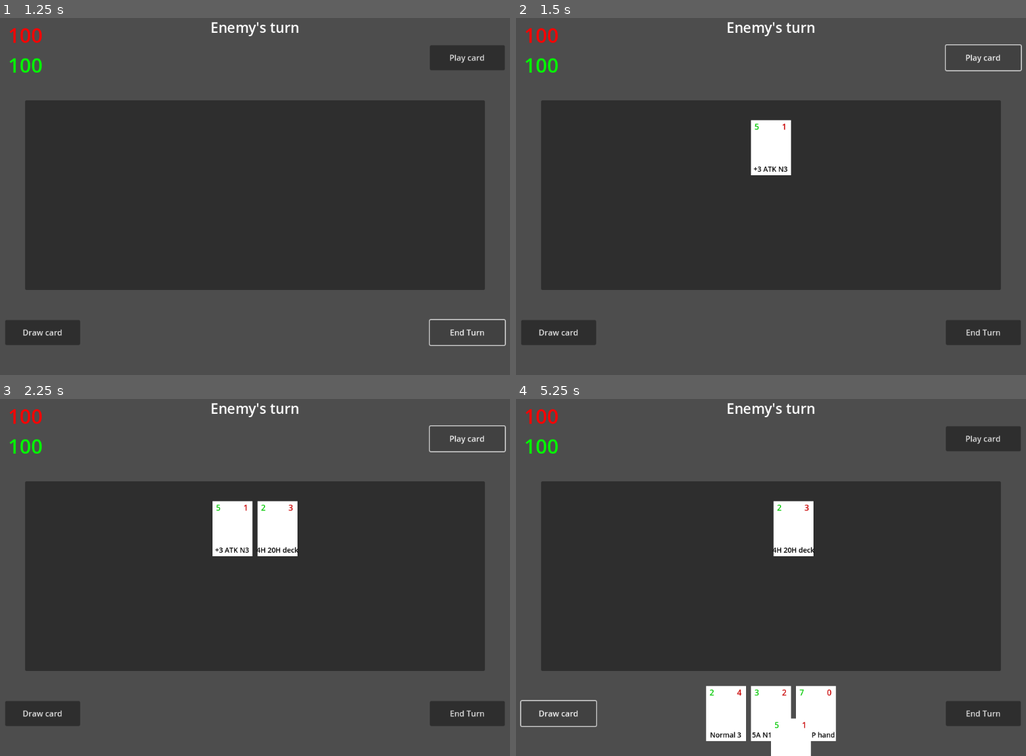
Above: before the commit, frames 1-4 (two rows, left to right).
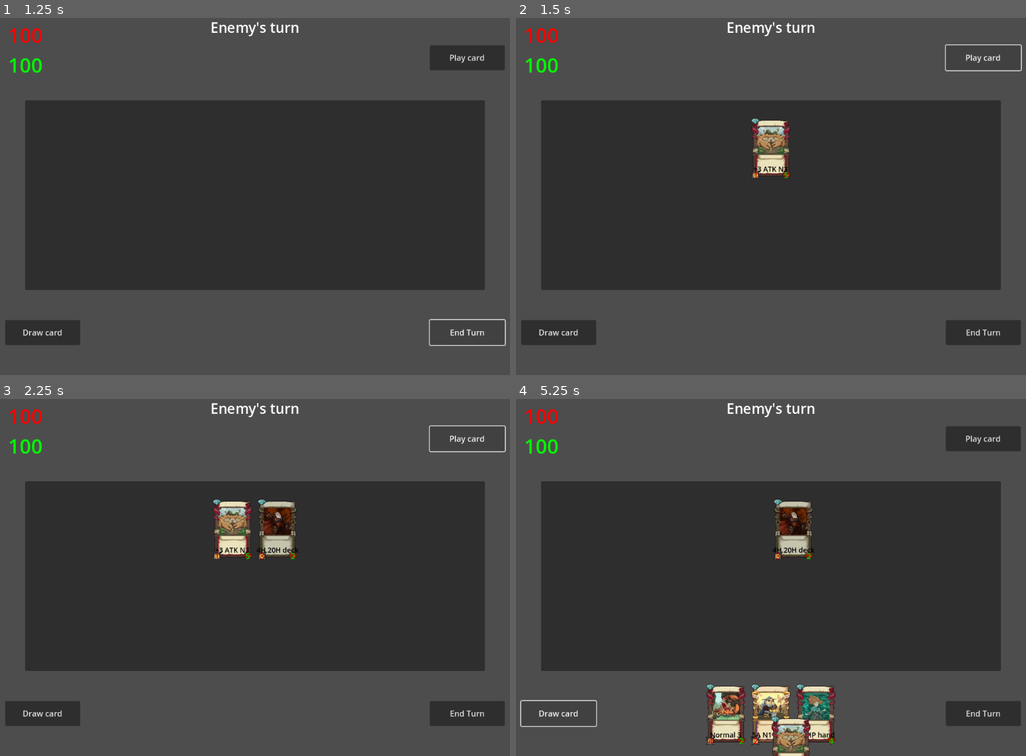
Above: after the commit, the same moments.

Repository: niki122121/GodotBackEnd
Game: Godot game, scene res://game_match.tscn
The game is run twice, just before and just after one commit, with the same random seed, the same clock (stepped at 60 frames per second) and the same inputs.
Inputs:
- Up to frame 1 (1.25 s): click "End Turn" at 0.5 s
- Up to frame 2 (1.5 s): click "Play card" at 1.25 s
- Up to frame 3 (2.25 s): click "Play card" at 2 s
- Up to frame 4 (5.25 s): click "Draw card" at 2.75 s; click "Draw card" at 3.5 s; click "End Turn" at 4.25 s; click "Draw card" at 5 s

Frame 1 is identical in both runs. In frame 2, 1.2% of the frame differs, in the area x 46-54%, y 28-45%; in frame 3, 2.5%; in frame 4, 5.4%, in the area x 37-63%, y 28-100%.

Commit message:
Added sprites for cards

Diff:
--- a/Client/card_object.tscn
+++ b/Client/card_object.tscn
@@ -19,6 +19,7 @@
 script = ExtResource("2_v8pv7")
 
 [node name="ColorRect" type="ColorRect" parent="."]
+visible = false
 layout_mode = 1
 anchors_preset = 15
 anchor_right = 1.0
@@ -26,6 +27,11 @@
 grow_horizontal = 2
 grow_vertical = 2
 mouse_filter = 2
+
+[node name="Sprite2D" type="Sprite2D" parent="."]
+scale = Vector2(0.5, 0.5)
+centered = false
+offset = Vector2(-8, -14)
 
 [node name="Area2D" type="Area2D" parent="."]
 collision_mask = 2
@@ -37,8 +43,10 @@
 
 [node name="Health" type="Label" parent="."]
 layout_mode = 1
-offset_right = 25.0
-offset_bottom = 25.0
+offset_left = 59.0
+offset_top = 97.0
+offset_right = 84.0
+offset_bottom = 122.0
 theme_override_colors/font_color = Color(0, 0.7885199, 0, 1)
 text = "0"
 horizontal_alignment = 1
@@ -49,8 +57,10 @@
 anchors_preset = 1
 anchor_left = 1.0
 anchor_right = 1.0
-offset_left = -25.0
-offset_bottom = 25.0
+offset_left = -82.0
+offset_top = 97.0
+offset_right = -57.0
+offset_bottom = 122.0
 grow_horizontal = 0
 theme_override_colors/font_color = Color(0.7882353, 0, 0, 1)
 text = "0"
--- a/Client/cards/deck_card_1.tscn
+++ b/Client/cards/deck_card_1.tscn
@@ -1,11 +1,16 @@
-[gd_scene load_steps=3 format=3 uid="uid://mb02qu47a222"]
+[gd_scene load_steps=4 format=3 uid="uid://mb02qu47a222"]
 
 [ext_resource type="PackedScene" uid="uid://b2d6b82tf77sq" path="res://card_object.tscn" id="1_g57ug"]
 [ext_resource type="Script" uid="uid://ce8a0yt1ul2mv" path="res://scripts/card_scripts/deck_stat_1.gd" id="2_geaj5"]
+[ext_resource type="Texture2D" uid="uid://bqs6y2brvq4kc" path="res://sprites/card_sprite_10.png" id="3_geaj5"]
 
 [node name="CardObject" instance=ExtResource("1_g57ug")]
 
 [node name="CardStats" parent="." index="0"]
 script = ExtResource("2_geaj5")
 health = 2
+attack = 2
 title = "+1ATK deck"
+
+[node name="Sprite2D" parent="." index="2"]
+texture = ExtResource("3_geaj5")
--- a/Client/cards/deck_card_2.tscn
+++ b/Client/cards/deck_card_2.tscn
@@ -1,7 +1,8 @@
-[gd_scene load_steps=3 format=3 uid="uid://bdy5ka2htrnof"]
+[gd_scene load_steps=4 format=3 uid="uid://bdy5ka2htrnof"]
 
 [ext_resource type="PackedScene" uid="uid://b2d6b82tf77sq" path="res://card_object.tscn" id="1_q1rhk"]
 [ext_resource type="Script" uid="uid://ckeirwohr2yb7" path="res://scripts/card_scripts/deck_stat_2.gd" id="2_gysk3"]
+[ext_resource type="Texture2D" uid="uid://belb0h1mewriy" path="res://sprites/card_sprite_22.png" id="3_gysk3"]
 
 [node name="CardObject" instance=ExtResource("1_q1rhk")]
 
@@ -10,3 +11,6 @@
 health = 3
 attack = 2
 title = "5A N1 deck"
+
+[node name="Sprite2D" parent="." index="2"]
+texture = ExtResource("3_gysk3")
--- a/Client/cards/deck_card_3.tscn
+++ b/Client/cards/deck_card_3.tscn
@@ -1,7 +1,8 @@
-[gd_scene load_steps=3 format=3 uid="uid://bfvpbjhy1b1hh"]
+[gd_scene load_steps=4 format=3 uid="uid://bfvpbjhy1b1hh"]
 
 [ext_resource type="PackedScene" uid="uid://b2d6b82tf77sq" path="res://card_object.tscn" id="1_o5pl4"]
 [ext_resource type="Script" uid="uid://byqynvna3encr" path="res://scripts/card_scripts/deck_stat_3.gd" id="2_xvbrk"]
+[ext_resource type="Texture2D" uid="uid://cp1vmkx6ttj05" path="res://sprites/card_sprite_37.png" id="3_xvbrk"]
 
 [node name="CardObject" instance=ExtResource("1_o5pl4")]
 
@@ -10,3 +11,6 @@
 health = 2
 attack = 3
 title = "4H 20H deck"
+
+[node name="Sprite2D" parent="." index="2"]
+texture = ExtResource("3_xvbrk")
--- a/Client/cards/normal_card_1.tscn
+++ b/Client/cards/normal_card_1.tscn
@@ -1,6 +1,7 @@
-[gd_scene load_steps=2 format=3 uid="uid://ddpcc8xmmyrgx"]
+[gd_scene load_steps=3 format=3 uid="uid://ddpcc8xmmyrgx"]
 
 [ext_resource type="PackedScene" uid="uid://b2d6b82tf77sq" path="res://card_object.tscn" id="1_0kojn"]
+[ext_resource type="Texture2D" uid="uid://d1oi7ya6qg8ox" path="res://sprites/card_sprite_26.png" id="2_mvprn"]
 
 [node name="CardObject" instance=ExtResource("1_0kojn")]
 
@@ -8,3 +9,6 @@
 health = 3
 attack = 3
 title = "Normal 1"
+
+[node name="Sprite2D" parent="." index="2"]
+texture = ExtResource("2_mvprn")
--- a/Client/cards/normal_card_2.tscn
+++ b/Client/cards/normal_card_2.tscn
@@ -1,6 +1,7 @@
-[gd_scene load_steps=2 format=3 uid="uid://coro53udywrg3"]
+[gd_scene load_steps=3 format=3 uid="uid://coro53udywrg3"]
 
 [ext_resource type="PackedScene" uid="uid://b2d6b82tf77sq" path="res://card_object.tscn" id="1_p43bt"]
+[ext_resource type="Texture2D" uid="uid://jvbx5yknoskg" path="res://sprites/card_sprite_06.png" id="2_hf0yn"]
 
 [node name="CardObject" instance=ExtResource("1_p43bt")]
 
@@ -8,3 +9,6 @@
 health = 4
 attack = 2
 title = "Normal 2"
+
+[node name="Sprite2D" parent="." index="2"]
+texture = ExtResource("2_hf0yn")
--- a/Client/cards/normal_card_3.tscn
+++ b/Client/cards/normal_card_3.tscn
@@ -1,6 +1,7 @@
-[gd_scene load_steps=2 format=3 uid="uid://bgbvqlb4wuro6"]
+[gd_scene load_steps=3 format=3 uid="uid://bgbvqlb4wuro6"]
 
 [ext_resource type="PackedScene" uid="uid://b2d6b82tf77sq" path="res://card_object.tscn" id="1_pmyn2"]
+[ext_resource type="Texture2D" uid="uid://51ev7uvwf304" path="res://sprites/card_sprite_03.png" id="2_h6k8l"]
 
 [node name="CardObject" instance=ExtResource("1_pmyn2")]
 
@@ -8,3 +9,6 @@
 health = 2
 attack = 4
 title = "Normal 3"
+
+[node name="Sprite2D" parent="." index="2"]
+texture = ExtResource("2_h6k8l")
--- a/Client/cards/normal_card_4.tscn
+++ b/Client/cards/normal_card_4.tscn
@@ -1,6 +1,7 @@
-[gd_scene load_steps=2 format=3 uid="uid://4nt73p3phfed"]
+[gd_scene load_steps=3 format=3 uid="uid://4nt73p3phfed"]
 
 [ext_resource type="PackedScene" uid="uid://b2d6b82tf77sq" path="res://card_object.tscn" id="1_e8nqa"]
+[ext_resource type="Texture2D" uid="uid://cp4fpidd5wo3e" path="res://sprites/card_sprite_14.png" id="2_pmcpm"]
 
 [node name="CardObject" instance=ExtResource("1_e8nqa")]
 
@@ -8,3 +9,6 @@
 health = 1
 attack = 5
 title = "Normal 4"
+
+[node name="Sprite2D" parent="." index="2"]
+texture = ExtResource("2_pmcpm")
--- a/Client/cards/normal_card_5.tscn
+++ b/Client/cards/normal_card_5.tscn
@@ -1,6 +1,7 @@
-[gd_scene load_steps=2 format=3 uid="uid://i2xjurfthsfy"]
+[gd_scene load_steps=3 format=3 uid="uid://i2xjurfthsfy"]
 
 [ext_resource type="PackedScene" uid="uid://b2d6b82tf77sq" path="res://card_object.tscn" id="1_1tgod"]
+[ext_resource type="Texture2D" uid="uid://cgouxxpystux3" path="res://sprites/card_sprite_16.png" id="2_v0imb"]
 
 [node name="CardObject" instance=ExtResource("1_1tgod")]
 
@@ -8,3 +9,6 @@
 health = 5
 attack = 1
 title = "Normal 5"
+
+[node name="Sprite2D" parent="." index="2"]
+texture = ExtResource("2_v0imb")
--- a/Client/cards/perfect_card_1.tscn
+++ b/Client/cards/perfect_card_1.tscn
@@ -1,7 +1,8 @@
-[gd_scene load_steps=3 format=3 uid="uid://cy0bipv2o6stf"]
+[gd_scene load_steps=4 format=3 uid="uid://cy0bipv2o6stf"]
 
 [ext_resource type="PackedScene" uid="uid://b2d6b82tf77sq" path="res://card_object.tscn" id="1_bg34d"]
 [ext_resource type="Script" uid="uid://c8vthqu2sr5qr" path="res://scripts/card_scripts/perfect_stat_1.gd" id="2_ub20v"]
+[ext_resource type="Texture2D" uid="uid://d2k3b5twelxjm" path="res://sprites/card_sprite_11.png" id="3_ub20v"]
 
 [node name="CardObject" instance=ExtResource("1_bg34d")]
 
@@ -10,3 +11,6 @@
 health = 4
 attack = 1
 title = "-3 HP all"
+
+[node name="Sprite2D" parent="." index="2"]
+texture = ExtResource("3_ub20v")
--- a/Client/cards/perfect_card_2.tscn
+++ b/Client/cards/perfect_card_2.tscn
@@ -1,12 +1,16 @@
-[gd_scene load_steps=3 format=3 uid="uid://c6n5j57pdea0p"]
+[gd_scene load_steps=4 format=3 uid="uid://c6n5j57pdea0p"]
 
 [ext_resource type="PackedScene" uid="uid://b2d6b82tf77sq" path="res://card_object.tscn" id="1_g5it3"]
 [ext_resource type="Script" uid="uid://cqiccfy35f7y8" path="res://scripts/card_scripts/perfect_stat_2.gd" id="2_cfc7m"]
+[ext_resource type="Texture2D" uid="uid://c3i61waefdghs" path="res://sprites/card_sprite_12.png" id="3_m5r1c"]
 
 [node name="CardObject" instance=ExtResource("1_g5it3")]
 
 [node name="CardStats" parent="." index="0"]
 script = ExtResource("2_cfc7m")
-health = 3
-attack = 2
+health = 2
+attack = 1
 title = "+3 HP adj"
+
+[node name="Sprite2D" parent="." index="2"]
+texture = ExtResource("3_m5r1c")
--- a/Client/cards/perfect_card_3.tscn
+++ b/Client/cards/perfect_card_3.tscn
@@ -1,7 +1,8 @@
-[gd_scene load_steps=3 format=3 uid="uid://da1f1yq6fnc5g"]
+[gd_scene load_steps=4 format=3 uid="uid://da1f1yq6fnc5g"]
 
 [ext_resource type="PackedScene" uid="uid://b2d6b82tf77sq" path="res://card_object.tscn" id="1_nnkvd"]
 [ext_resource type="Script" uid="uid://myrb4obyliui" path="res://scripts/card_scripts/perfect_stat_3.gd" id="2_qnvs2"]
+[ext_resource type="Texture2D" uid="uid://dlryrkfu0xdec" path="res://sprites/card_sprite_30.png" id="3_1oere"]
 
 [node name="CardObject" instance=ExtResource("1_nnkvd")]
 
@@ -10,3 +11,6 @@
 health = 1
 attack = 2
 title = "+1 HP -1 HP"
+
+[node name="Sprite2D" parent="." index="2"]
+texture = ExtResource("3_1oere")
--- a/Client/cards/perfect_card_4.tscn
+++ b/Client/cards/perfect_card_4.tscn
@@ -1,7 +1,8 @@
-[gd_scene load_steps=3 format=3 uid="uid://3utujud1g7c"]
+[gd_scene load_steps=4 format=3 uid="uid://3utujud1g7c"]
 
 [ext_resource type="PackedScene" uid="uid://b2d6b82tf77sq" path="res://card_object.tscn" id="1_2cut7"]
 [ext_resource type="Script" uid="uid://v0akmpc75o7l" path="res://scripts/card_scripts/perfect_stat_4.gd" id="2_vvvjv"]
+[ext_resource type="Texture2D" uid="uid://ce4pd2afafqxs" path="res://sprites/card_sprite_31.png" id="3_cj6eo"]
 
 [node name="CardObject" instance=ExtResource("1_2cut7")]
 
@@ -10,3 +11,6 @@
 health = 4
 attack = 1
 title = "-1 ATK opp"
+
+[node name="Sprite2D" parent="." index="2"]
+texture = ExtResource("3_cj6eo")
--- a/Client/cards/perfect_card_5.tscn
+++ b/Client/cards/perfect_card_5.tscn
@@ -1,7 +1,8 @@
-[gd_scene load_steps=3 format=3 uid="uid://2tsox2mjyexq"]
+[gd_scene load_steps=4 format=3 uid="uid://2tsox2mjyexq"]
 
 [ext_resource type="PackedScene" uid="uid://b2d6b82tf77sq" path="res://card_object.tscn" id="1_82u13"]
 [ext_resource type="Script" uid="uid://bj1quh3xblhkd" path="res://scripts/card_scripts/perfect_stat_5.gd" id="2_rlxur"]
+[ext_resource type="Texture2D" uid="uid://byoqbpymj4hsg" path="res://sprites/card_sprite_32.png" id="3_5gash"]
 
 [node name="CardObject" instance=ExtResource("1_82u13")]
 
@@ -10,3 +11,6 @@
 health = 2
 attack = 2
 title = "+1 HP +1 ATK"
+
+[node name="Sprite2D" parent="." index="2"]
+texture = ExtResource("3_5gash")
--- a/Client/cards/private_card_1.tscn
+++ b/Client/cards/private_card_1.tscn
@@ -1,11 +1,16 @@
-[gd_scene load_steps=3 format=3 uid="uid://drw35ain175q0"]
+[gd_scene load_steps=4 format=3 uid="uid://drw35ain175q0"]
 
 [ext_resource type="PackedScene" uid="uid://b2d6b82tf77sq" path="res://card_object.tscn" id="1_b42fl"]
 [ext_resource type="Script" uid="uid://usprv84i4w2e" path="res://scripts/card_scripts/private_stat_1.gd" id="2_o8tfe"]
+[ext_resource type="Texture2D" uid="uid://v8pkenm65dqj" path="res://sprites/card_sprite_04.png" id="3_o8tfe"]
 
 [node name="CardObject" instance=ExtResource("1_b42fl")]
 
 [node name="CardStats" parent="." index="0"]
 script = ExtResource("2_o8tfe")
-health = 7
+health = 4
+attack = 1
 title = "+1 HP hand"
+
+[node name="Sprite2D" parent="." index="2"]
+texture = ExtResource("3_o8tfe")
--- a/Client/cards/private_card_2.tscn
+++ b/Client/cards/private_card_2.tscn
@@ -1,7 +1,8 @@
-[gd_scene load_steps=3 format=3 uid="uid://dt1gi7urxtf3q"]
+[gd_scene load_steps=4 format=3 uid="uid://dt1gi7urxtf3q"]
 
 [ext_resource type="PackedScene" uid="uid://b2d6b82tf77sq" path="res://card_object.tscn" id="1_52sdt"]
 [ext_resource type="Script" uid="uid://c2yhv0c4aqtws" path="res://scripts/card_scripts/private_stat_2.gd" id="2_j6iul"]
+[ext_resource type="Texture2D" uid="uid://bdv430noob0w8" path="res://sprites/card_sprite_05.png" id="3_j6iul"]
 
 [node name="CardObject" instance=ExtResource("1_52sdt")]
 
@@ -10,3 +11,6 @@
 health = 5
 attack = 1
 title = "+3 ATK N3"
+
+[node name="Sprite2D" parent="." index="2"]
+texture = ExtResource("3_j6iul")
--- a/Client/cards/private_card_3.tscn
+++ b/Client/cards/private_card_3.tscn
@@ -1,7 +1,8 @@
-[gd_scene load_steps=3 format=3 uid="uid://cygipxipqdn7p"]
+[gd_scene load_steps=4 format=3 uid="uid://cygipxipqdn7p"]
 
 [ext_resource type="PackedScene" uid="uid://b2d6b82tf77sq" path="res://card_object.tscn" id="1_w1v2f"]
 [ext_resource type="Script" uid="uid://ca4wos7ny8m4k" path="res://scripts/card_scripts/private_stat_3.gd" id="2_0jga6"]
+[ext_resource type="Texture2D" uid="uid://q0t1fpk1wdww" path="res://sprites/card_sprite_25.png" id="3_0jga6"]
 
 [node name="CardObject" instance=ExtResource("1_w1v2f")]
 
@@ -10,3 +11,6 @@
 health = 2
 attack = 4
 title = "4H 10A hand"
+
+[node name="Sprite2D" parent="." index="2"]
+texture = ExtResource("3_0jga6")
--- a/Client/scripts/game_logic.gd
+++ b/Client/scripts/game_logic.gd
@@ -64,11 +64,12 @@
 
 
 func card_battle(attacker: CardStats, defender: CardStats) -> void:
+	var attack_offset = Vector2.DOWN * 55 if _is_player_turn else Vector2.UP * 55
 	attacker.get_parent().z_index = 1
 	var tween = create_tween()
 	tween.set_trans(Tween.TRANS_EXPO)
 	tween.tween_property(attacker.get_parent(), "global_position",
-			defender.get_parent().global_position, Constants.TIME_ATTACK_ANIM)
+			defender.get_parent().global_position + attack_offset, Constants.TIME_ATTACK_ANIM)
 	tween.set_trans(Tween.TRANS_SINE)
 	tween.tween_property(attacker.get_parent(), "global_position",
 			attacker.get_parent().global_position, Constants.TIME_ATTACK_ANIM)
Binary file added: Client/sprites/UI_Cards_Hand.png
Not shown, added: Client/sprites/UI_Cards_Hand.png.import
Binary file added: Client/sprites/card_sprite_00.png
Not shown, added: Client/sprites/card_sprite_00.png.import
Binary file added: Client/sprites/card_sprite_01.png
Not shown, added: Client/sprites/card_sprite_01.png.import
Binary file added: Client/sprites/card_sprite_02.png
Not shown, added: Client/sprites/card_sprite_02.png.import
Binary file added: Client/sprites/card_sprite_03.png
Not shown, added: Client/sprites/card_sprite_03.png.import
Binary file added: Client/sprites/card_sprite_04.png
Not shown, added: Client/sprites/card_sprite_04.png.import
(and 70 more such lines)
